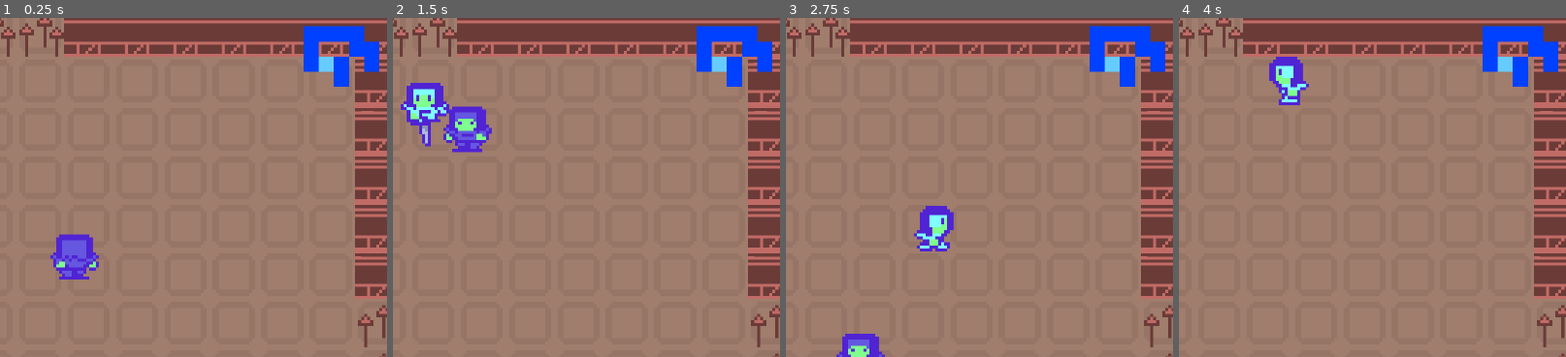
Above: before the commit, frames 1-4 (left to right).
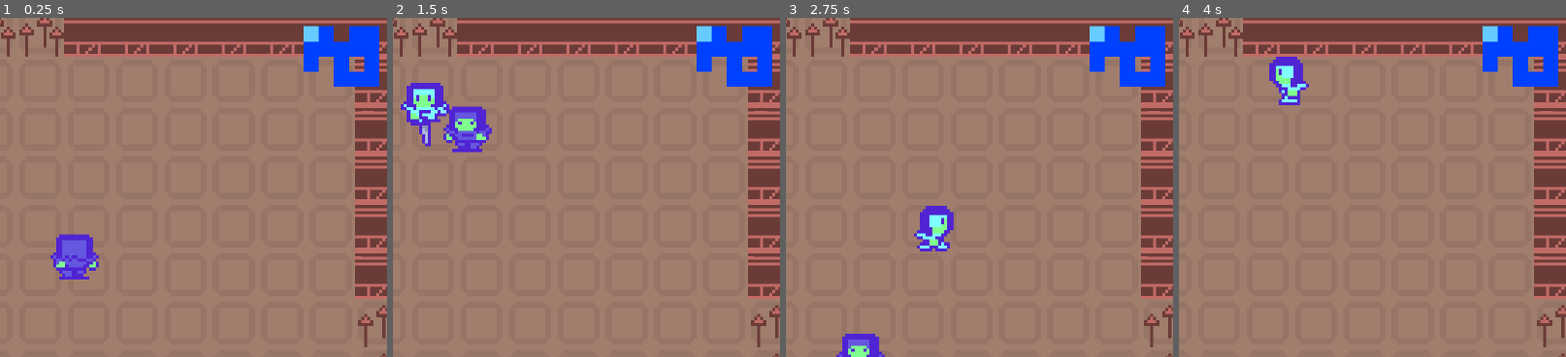
Above: after the commit, the same moments.

Repository: PlasmaDiffusion/ZombieHouse
Game: Godot game, scene res://scenes/levels/level1.tscn
Two runs of this game, one before a commit and one after it. Both use one fixed random seed, a clock stepped at 60 frames per second and the inputs below.
Inputs:
- Up to frame 1 (0.25 s): no input
- Up to frame 2 (1.5 s): hold Right (ui_right) 0.53-1.28 s; tap Z (attack) at 0.6, 1.35 s; hold Down (ui_down) from 1.28 s (still down)
- Up to frame 3 (2.75 s): release Down (ui_down) at 2.03 s; hold Right (ui_right) from 2.03 s (still down); tap Z (attack) at 2.1 s
- Up to frame 4 (4 s): release Right (ui_right) at 2.78 s; hold Up (ui_up) 2.78-3.53 s; tap Z (attack) at 2.85, 3.6 s; hold Left (ui_left) from 3.53 s (still down)
The pictures show only the part of the screen within x 48-98%, y 1-51%; the shares and areas given below are measured in that part.

The runs differ from the first frame. In frame 1, 1.5% of the frame differs, in the area x 78-98%, y 2-21%; in frame 2, 1.5%; in frame 3, 1.5%; in frame 4, 1.5%.

Commit message:
Random map layouts with breadth-first win location placement

Diff:
--- a/scripts/map.gd
+++ b/scripts/map.gd
@@ -1,12 +1,16 @@
 extends Control
 
-const ROOM_LAYOUT = [
-	"xxxx-",
-	"x--xx",
-	"xox-!",
-	"--x--",
+# Connected rooms with junctions, side branches, and alternate routes.
+const ROOM_PATTERNS = [
+	["oxxx-", "xx-xx", "-xxxx", "--x-x"],
+	["ox-xx", "-xxx-", "xx-xx", "-xxx-"],
+	["oxxxx", "xx-x-", "-xxx-", "xx-xx"],
+	["ox-xx", "xxxxx", "x-x-x", "--xxx"],
+	["oxxx-", "x-xxx", "xxx-x", "-xxxx"],
+	["oxx-x", "-xxxx", "xx-x-", "-xxxx"],
+	["ox-xx", "xxxx-", "x-xxx", "xxx-x"],
+	["oxxxx", "-xx-x", "xx-xx", "-xxx-"],
 ]
-const START_ROOM = Vector2i(1, 2)
 const CELL_SIZE = 5
 const ROOM_COLOR = Color(0.0, 0.25, 1.0)
 const CURRENT_COLOR = Color(0.4, 0.8, 1.0)
@@ -17,38 +21,91 @@
 	"WarpD": Vector2i.DOWN,
 }
 
-# Static state survives room scene changes without an autoload.
-static var current_room: Vector2i = START_ROOM
+# This run's map survives every room scene change.
+static var room_layout: Array[String] = []
+static var start_room := Vector2i.ZERO
+static var current_room := Vector2i.ZERO
+static var map_revision: int = 0
 var drawn_room := Vector2i(-1, -1)
+var drawn_revision: int = -1
+
+static func ensure_map() -> void:
+	if room_layout.is_empty():
+		reset_map()
 
 static func has_room(cell: Vector2i) -> bool:
-	if cell.y < 0 or cell.y >= ROOM_LAYOUT.size():
+	ensure_map()
+	if cell.y < 0 or cell.y >= room_layout.size():
 		return false
-	var row: String = ROOM_LAYOUT[cell.y]
+	var row: String = room_layout[cell.y]
 	return cell.x >= 0 and cell.x < row.length() and row[cell.x] in ["x", "o", "!"]
 
 static func is_win_room() -> bool:
 	if not has_room(current_room):
 		return false
-	return ROOM_LAYOUT[current_room.y][current_room.x] == "!"
+	return room_layout[current_room.y][current_room.x] == "!"
 
 static func can_move(direction: Vector2i) -> bool:
+	ensure_map()
 	return has_room(current_room + direction)
 
-static func reset_map() -> void:
-	current_room = START_ROOM
+static func reset_map(pattern_index: int = -1) -> void:
+	var index := pattern_index if pattern_index >= 0 else randi_range(0, ROOM_PATTERNS.size() - 1)
+	room_layout.assign(ROOM_PATTERNS[index])
+	# Mirrors add variety while preserving each pattern's routes.
+	if randf() < 0.5:
+		for y in range(room_layout.size()):
+			room_layout[y] = room_layout[y].reverse()
+	if randf() < 0.5:
+		room_layout.reverse()
+	for y in range(room_layout.size()):
+		var x := room_layout[y].find("o")
+		if x >= 0:
+			start_room = Vector2i(x, y)
+			break
+	current_room = start_room
+	_place_win_room()
+	map_revision += 1
+
+static func _place_win_room() -> void:
+	# Breadth-first search gives shortest-path distances on an unweighted grid.
+	var queue: Array[Vector2i] = [start_room]
+	var distances := {start_room: 0}
+	var farthest: Array[Vector2i] = [start_room]
+	var max_distance: int = 0
+	var head: int = 0
+	while head < queue.size():
+		var cell := queue[head]
+		head += 1
+		for direction in WARP_DIRECTIONS.values():
+			var neighbour: Vector2i = cell + direction
+			if not has_room(neighbour) or distances.has(neighbour):
+				continue
+			var distance: int = distances[cell] + 1
+			distances[neighbour] = distance
+			queue.append(neighbour)
+			if distance > max_distance:
+				max_distance = distance
+				farthest.clear()
+			if distance == max_distance:
+				farthest.append(neighbour)
+	var win_room: Vector2i = farthest.pick_random()
+	var row: String = room_layout[win_room.y]
+	room_layout[win_room.y] = row.substr(0, win_room.x) + "!" + row.substr(win_room.x + 1)
 
 func _ready() -> void:
+	ensure_map()
 	mouse_filter = Control.MOUSE_FILTER_IGNORE
 
 func _process(_delta: float) -> void:
-	if drawn_room != current_room:
+	if drawn_room != current_room or drawn_revision != map_revision:
 		drawn_room = current_room
+		drawn_revision = map_revision
 		queue_redraw()
 
 func _draw() -> void:
-	for y in range(ROOM_LAYOUT.size()):
-		for x in range(ROOM_LAYOUT[y].length()):
+	for y in range(room_layout.size()):
+		for x in range(room_layout[y].length()):
 			var cell := Vector2i(x, y)
 			if has_room(cell):
 				var color := CURRENT_COLOR if cell == current_room else ROOM_COLOR
